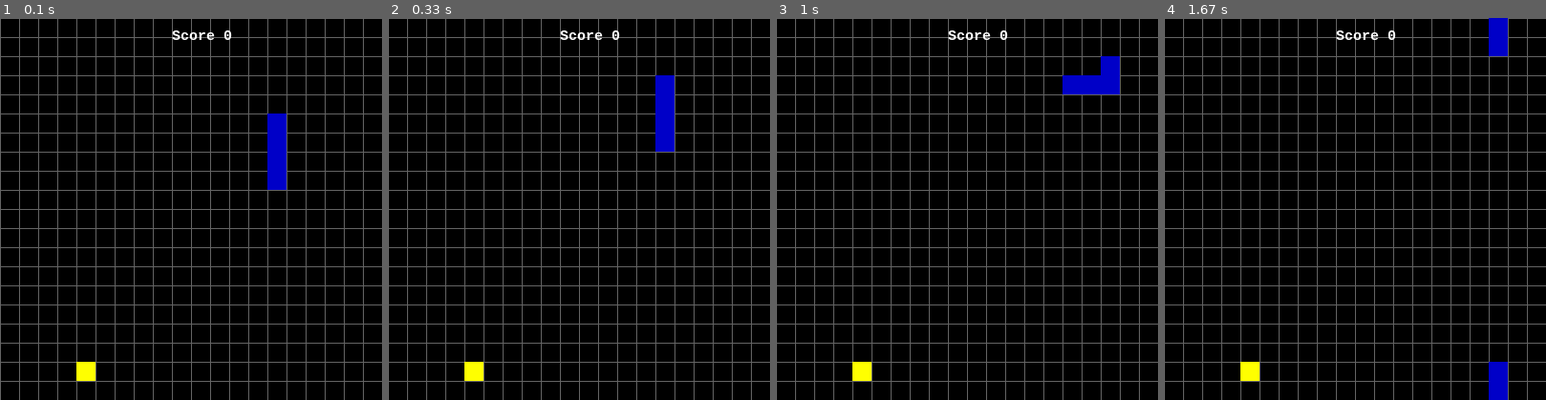
Above: before the commit, frames 1-4 (left to right).
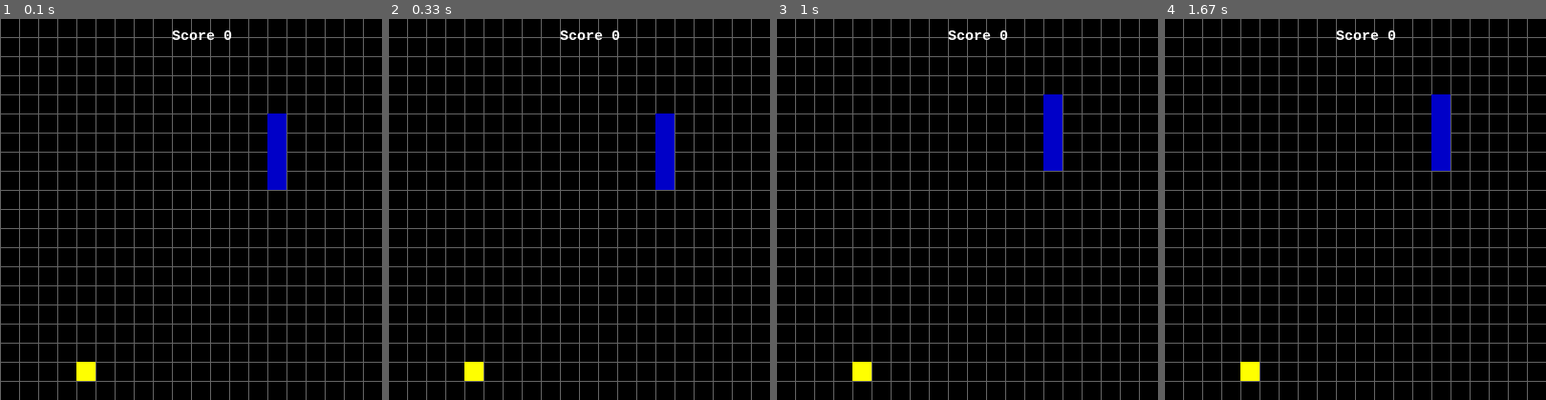
Above: after the commit, the same moments.

Repository: gfaia/py-game
Game: pygame game, started from snake/main.py
Same seed, same stepped clock (60 frames per second), same inputs: the game is played once before the commit and once after it.
Inputs:
- Up to frame 1 (0.1 s): no input
- Up to frame 2 (0.33 s): no input
- Up to frame 3 (1 s): hold Right 0.33-0.8 s; hold Up from 0.83 s (still down)
- Up to frame 4 (1.67 s): release Up at 1.3 s

Frame 1 is identical in both runs. In frame 2, 1.0% of the frame differs, in the area x 70-75%, y 15-45%; in frame 3, 2.0%, in the area x 70-90%, y 10-40%; in frame 4, 2.0%.

Commit message:
minor fix #3

Diff:
--- a/snake/snake.py
+++ b/snake/main.py
@@ -49,7 +49,7 @@
     # Snake settings
     snake_color = Constants.blue
     snake_init_length = 4
-    snake_move_feq = 10
+    snake_move_feq = 60
 
     # Food settings
     food_nums = 1
